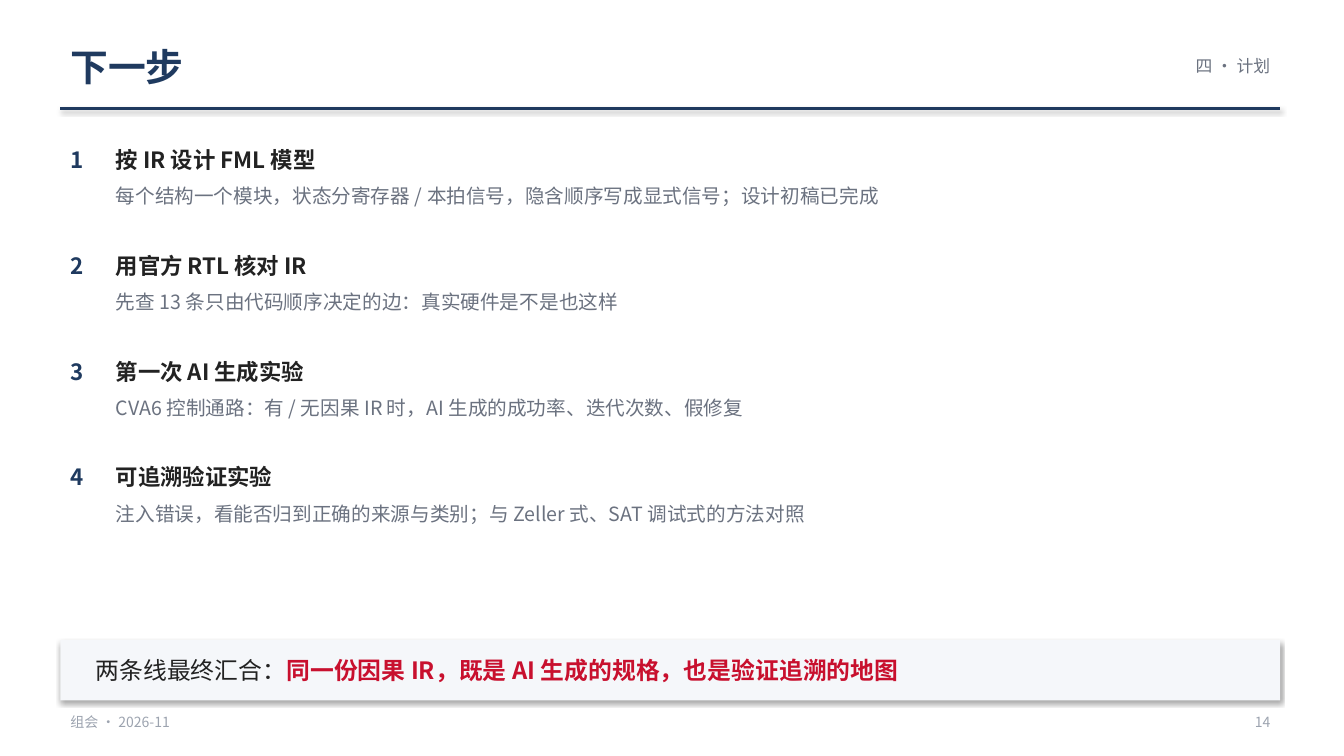
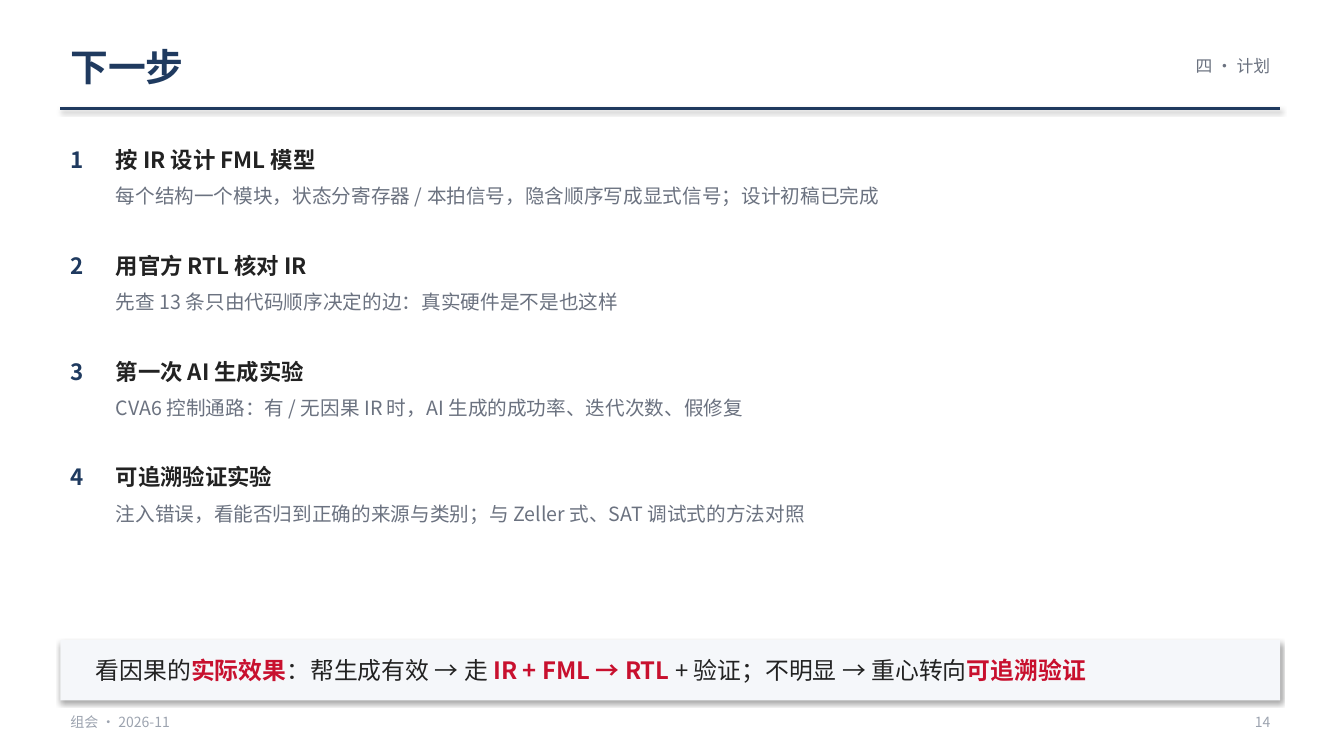
Before and after one commit to WHUDYF/PPT-generate, a slide deck: slide 14 of presentations/group_meeting_20261106/group_meeting_20261106.pptx. Drawn at 1344x756 pixels with LibreOffice and Linux fonts; fonts in the diff are those of the drawing. Boxes give left, top, right and bottom in pixels: in the first picture for what was removed or moved away, otherwise in the second. Text is boxed around its words. In the diff, an @@ line names an element or a change of style, - is before the commit and + after.

```diff
--- a/presentations/group_meeting_20261106/group_meeting_20261106.pptx
+++ b/presentations/group_meeting_20261106/group_meeting_20261106.pptx
@@ text at (96,658,1086,683): text changed; text colour #C8102E to #222222; bold off @@
-两条线最终汇合：同一份因果 IR，既是 AI 生成的规格，也是验证追溯的地图
+看因果的实际效果：帮生成有效 → 走 IR + FML → RTL + 验证；不明显 → 重心转向可追溯验证
```
Also in this commit, not shown: 2 other slides changed, 7 other files.
